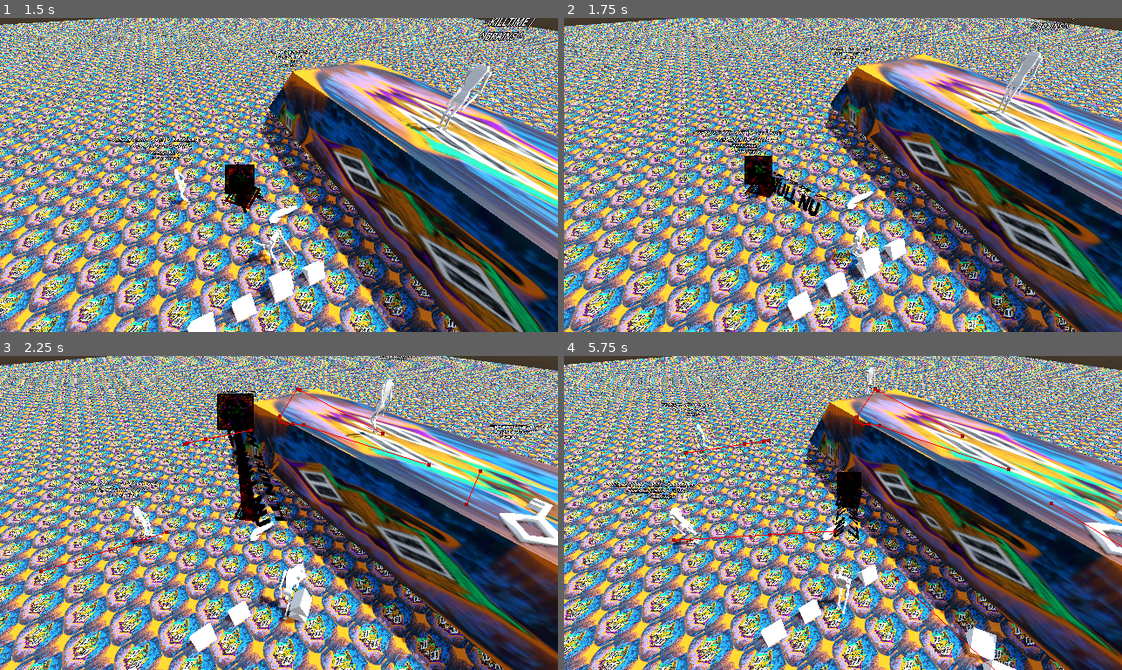
Above: before the commit, frames 1-4 (two rows, left to right).
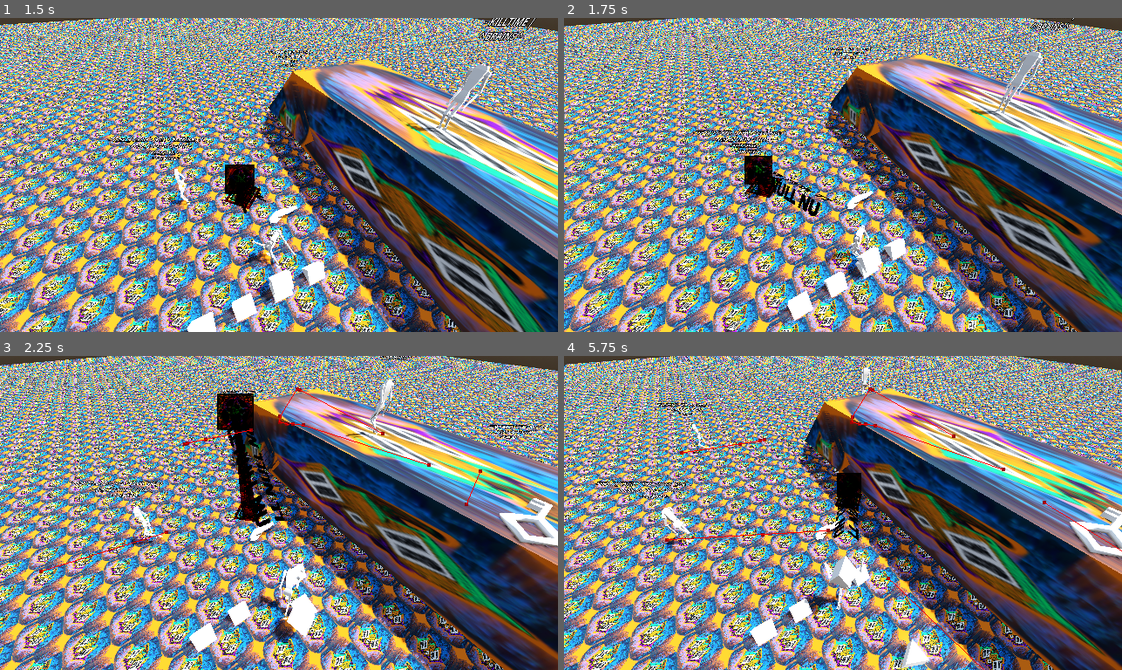
Above: after the commit, the same moments.

Repository: officialErnests/mut-4rr-
Game: Godot game, scene res://Scenes/test.tscn
Two runs of this game, one before a commit and one after it. Both use one fixed random seed, a clock stepped at 60 frames per second and the inputs below.
Inputs (mouse positions are in pixels of both pictures, inside the frame that each line leads up to):
- Up to frame 1 (1.5 s): tap Enter at 0.5 s; move the mouse to (401, 159) at 0.52 s; hold D (right) 0.53-1.28 s; tap Q (rot_cam_left) at 0.6 s; move the mouse to (167, 190) at 1.27 s; hold S (backward) from 1.28 s (still down); tap E (rot_cam_right) at 1.35 s
- Up to frame 2 (1.75 s): keep holding S (backward)
- Up to frame 3 (2.25 s): move the mouse to (334, 443) at 2.02 s; release S (backward) at 2.03 s; hold D (right) from 2.03 s (still down); hold Shift (sprint) from 2.03 s (still down)
- Up to frame 4 (5.75 s): move the mouse to (815, 575) at 2.77 s; release D (right) at 2.78 s; release Shift (sprint) at 2.78 s; hold W (forward) 2.78-3.53 s; right-click (815, 575) at 2.85 s; move the mouse to (1010, 560) at 3.52 s; hold A (left) 3.53-5.03 s; click (1010, 560) at 3.6 s; move the mouse to (675, 465) at 4.27 s; tap Q (rot_cam_left) at 4.35 s; move the mouse to (870, 513) at 5.02 s; hold S (backward) from 5.03 s (still down); tap E (rot_cam_right) at 5.1 s

Frame 1 is identical in both runs. In frame 2, less than 0.1% of the frame differs, in the area x 50-58%, y 73-84%; in frame 3, 0.7%; in frame 4, 89%, in the area x 0-100%, y 0-100%.

Commit message:
v0.2.8 player movement fixed - player now can smoothly walk up ledges

Diff:
--- a/Scenes/player.tscn
+++ b/Scenes/player.tscn
@@ -17,7 +17,11 @@
 
 [sub_resource type="CapsuleShape3D" id="CapsuleShape3D_6t5aa"]
 radius = 0.2
-height = 1.5999999
+height = 1.3
+
+[sub_resource type="CapsuleShape3D" id="CapsuleShape3D_7dp3o"]
+radius = 0.05
+height = 0.1
 
 [sub_resource type="BoxShape3D" id="BoxShape3D_8erm5"]
 size = Vector3(2, 2, 2)
@@ -122,10 +126,11 @@
 cursor_label_1 = NodePath("../../ItemHolder/Pointer/POINTER")
 cursor_label_2 = NodePath("../../ItemHolder/Pointer/POINTER_LEFT")
 
-[node name="Movement" type="Node" parent="." node_paths=PackedStringArray("charecter", "rotator")]
+[node name="Movement" type="Node" parent="." node_paths=PackedStringArray("charecter", "rotator", "ground_snaper")]
 script = ExtResource("1_v0iea")
 charecter = NodePath("..")
 rotator = NodePath("../Neck")
+ground_snaper = NodePath("../GroundSnapers")
 
 [node name="PointerToSpace" type="Node" parent="." node_paths=PackedStringArray("camera", "pointer")]
 script = ExtResource("2_cvnsp")
@@ -138,9 +143,36 @@
 main_body = NodePath("..")
 animator = NodePath("../SkelBody")
 
+[node name="GroundSnapers" type="Node3D" parent="."]
+transform = Transform3D(1, 0, 0, 0, 1, 0, 0, 0, 1, 0.1, 0.3, 0)
+
+[node name="Ground_snap" type="RayCast3D" parent="GroundSnapers"]
+transform = Transform3D(1, 0, 0, 0, 1, 0, 0, 0, 1, 0, 0.01, 0)
+target_position = Vector3(0, -0.5, 0)
+collision_mask = 12
+
+[node name="Ground_snap2" type="RayCast3D" parent="GroundSnapers"]
+transform = Transform3D(1, 0, 0, 0, 1, 0, 0, 0, 1, -0.2, 0.01, 0)
+target_position = Vector3(0, -0.5, 0)
+collision_mask = 12
+
+[node name="Ground_snap3" type="RayCast3D" parent="GroundSnapers"]
+transform = Transform3D(-4.371139e-08, 0, -1, 0, 1, 0, 1, 0, -4.371139e-08, -0.10000001, 0.01, 0.1)
+target_position = Vector3(0, -0.5, 0)
+collision_mask = 12
+
+[node name="Ground_snap4" type="RayCast3D" parent="GroundSnapers"]
+transform = Transform3D(-4.371139e-08, 0, -1, 0, 1, 0, 1, 0, -4.371139e-08, -0.099999994, 0.01, -0.1)
+target_position = Vector3(0, -0.5, 0)
+collision_mask = 12
+
 [node name="PLayerCollision" type="CollisionShape3D" parent="."]
-transform = Transform3D(1, 0, 0, 0, 1, 0, 0, 0, 1, 0, 0.8, 0)
+transform = Transform3D(1, 0, 0, 0, 1, 0, 0, 0, 1, 0, 0.95, 0)
 shape = SubResource("CapsuleShape3D_6t5aa")
+
+[node name="PLayerCollision2" type="CollisionShape3D" parent="."]
+transform = Transform3D(1, 0, 0, 0, 1, 0, 0, 0, 1, 0, 0.05, 0)
+shape = SubResource("CapsuleShape3D_7dp3o")
 
 [node name="Gun_Look_at" type="Node3D" parent="."]
 transform = Transform3D(1, 0, 0, 0, 1, 0, 0, 0, 1, 0, 1.2, -2)
--- a/Scripts/npc/npc_manager.gd
+++ b/Scripts/npc/npc_manager.gd
@@ -35,13 +35,13 @@
 	var i = -1
 	idea_cycle_now += 1
 	var DEBRAKER = 10
-	print("START of tought\n" + global.arrToStr(priority_list, 0) + "")
+	# print("START of tought\n" + global.arrToStr(priority_list, 0) + "")
 	while i < priority_list.size() - 1:
 		DEBRAKER -= 1
 		if DEBRAKER <= 0: break
 		i += 1
 
-		print("ITER " + str(i))
+		# print("ITER " + str(i))
 		var tought = priority_list[i]
 
 		if tought.idea_cycle >= idea_cycle_now: continue
@@ -64,7 +64,7 @@
 			priority_list.push_back(Idea.new(enums.Toughts.KILLTIME, null, self))
 		curent_idea_index = -1
 
-	print("END of tought\n" + global.arrToStr(priority_list, 0) + "")
+	# print("END of tought\n" + global.arrToStr(priority_list, 0) + "")
 	toughUpdate.emit()
 	# if no decision then killtime() needs to be added
 	# also make so that if the function can't be done it adds new element to array and tries that
@@ -115,7 +115,7 @@
 		idea_cycle = p_parent_node.idea_cycle_now - 1
 	# if it needs somthing beforehand
 	func expandUpon() -> Dictionary:
-		print(".expanding: " + str(self))
+		# print(".expanding: " + str(self))
 		return expandIdea()
 
 	# returns true if the idea meets requirements
--- a/Scripts/player/player.gd
+++ b/Scripts/player/player.gd
@@ -2,6 +2,7 @@
 
 @export var charecter: CharacterBody3D
 @export var rotator: Node3D
+@export var ground_snaper: Node3D
 const SPEED = 2.0
 const JUMP_VELOCITY = 4.5
 var item_mul = 1
@@ -11,9 +12,18 @@
 func _physics_process(delta: float) -> void:
 	gravity(delta)
 	rotate_cam(delta)
+	if ground_snaper: snapToGround()
 	movement()
+	charecter.move_and_slide()
 
-	charecter.move_and_slide()
+func snapToGround():
+	var bigest_snap = null
+	for temp_ground_snaper in ground_snaper.get_children():
+		if temp_ground_snaper.is_colliding():
+			var temp_y = temp_ground_snaper.get_collision_point().y
+			if not bigest_snap or bigest_snap < temp_y:
+				bigest_snap = temp_y
+	if bigest_snap: charecter.global_position.y = bigest_snap
 
 func gravity(delta):
 	if not charecter.is_on_floor():
@@ -41,6 +51,7 @@
 
 func movement():
 	var input_dir := Input.get_vector("left", "right", "forward", "backward")
+
 	var direction := (rotator.transform.basis * Vector3(input_dir.x, 0, input_dir.y)).normalized()
 	var speed_mul = 2 if Input.is_action_pressed("sprint") else 1
 	if direction:
Not shown: 1 places in Scenes/player.tscn that only renumber resources
